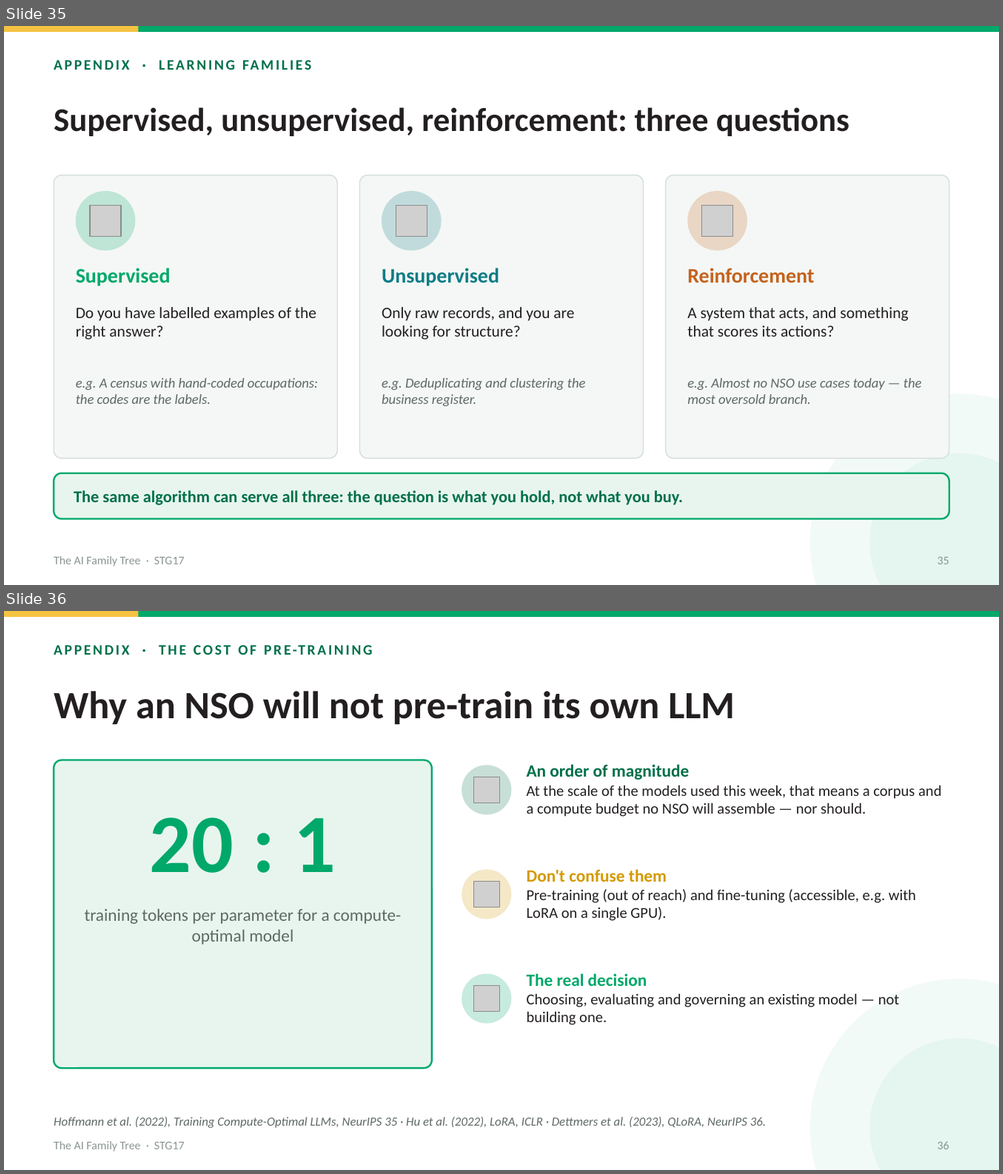
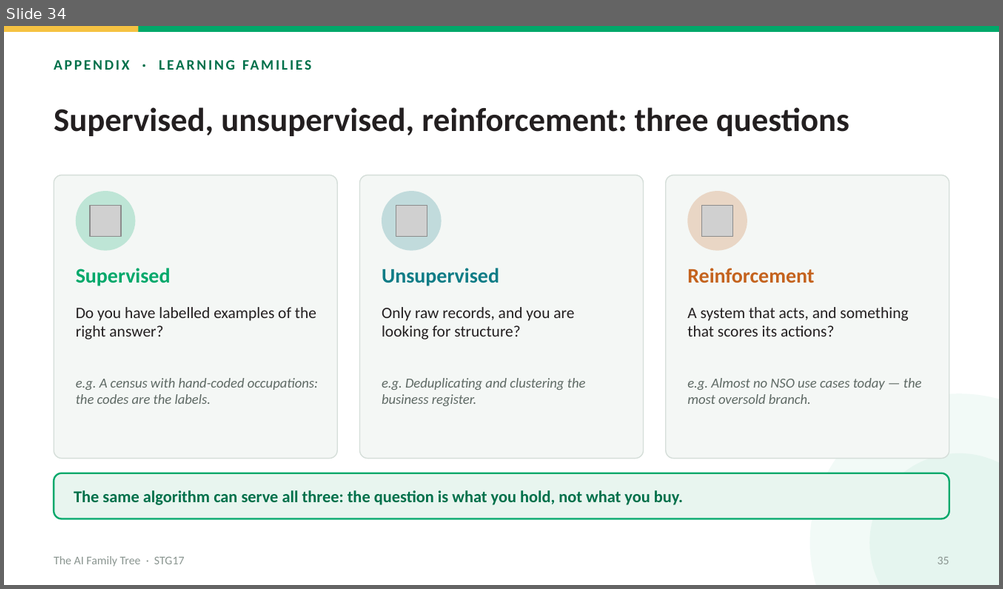
Before and after one commit to datainnov4africa-web/stg17-workshop, a slide deck: docs/downloads/Day1/1005_ai-family-tree_EN.pptx. Shown one above the other, each under a label of ours: slides 35 and 36 before the commit, slide 34 after it. The pictures are 1003x1174 and 1003x589 pixels, drawn with LibreOffice and Linux fonts; fonts in the diff are those of the drawing; grey boxes stand for pictures. Boxes give left, top, right and bottom in pixels: in the first picture for what was removed or moved away, otherwise in the second. Text is boxed around its words. In the diff, an @@ line names an element or a change of style, - is before the commit and + after.

Commit message:
Day 1: the folder as it now stands
  - 10:05 gains its two PDF exports, and both decks were re-saved
  - the three RAG source PDFs are renamed, so their buttons read
    "PDF · EN · Continental AI Strategy July 2024" rather than carrying the
    scanner's reference number. git records them as pure renames; the third now
    carries _EN, so its language is read instead of being left off
  - both RAG notebooks come back clean: 0 cells with outputs, against 24 this
    morning, so the check that blocked this morning's deploy has nothing left
    to report on them
  - 1400_ai-infrastructure_FR.pptx re-saved. PowerPoint holds both 14:00 decks
    open, so the file was checked before committing: size stable, archive valid,
    slides readable.

Pages regenerated with tools/build_site.py alone; the two agenda PDFs are
untouched.

```diff
--- a/docs/downloads/Day1/1005_ai-family-tree_EN.pptx
+++ b/docs/downloads/Day1/1005_ai-family-tree_EN.pptx
@@ slide 36 removed at [4, 611, 999, 1170], background #FFFFFF @@
@@ rectangle removed at [4, 611, 999, 617] @@
@@ rectangle removed at [4, 611, 138, 617] @@
@@ text removed at [54, 691, 734, 725] @@
-Why an NSO will not pre-train its own LLM
@@ rounded rectangle removed at [54, 760, 432, 1068] @@
@@ ellipse removed at [461, 765, 511, 815] @@
@@ text removed at [526, 764, 941, 817] @@
-An order of magnitude
-At the scale of the models used this week, that means a corpus and a compute budget no NSO will assemble — nor should.
@@ picture removed at [473, 777, 499, 803] @@
@@ text removed at [526, 785, 614, 903] @@
-APPENDIX · THE COST OF PRE-TRAINING
@@ text removed at [150, 817, 336, 873] @@
-20 : 1
@@ ellipse removed at [461, 869, 511, 920] @@
@@ text removed at [526, 869, 916, 921] @@
-Don't confuse them
-Pre-training (out of reach) and fine-tuning (accessible, e.g. with LoRA on a single GPU).
@@ picture removed at [473, 882, 499, 908] @@
@@ text removed at [85, 909, 401, 945] @@
-training tokens per parameter for a compute-optimal model
@@ ellipse removed at [461, 974, 511, 1024] @@
@@ picture removed at [473, 986, 499, 1012] @@
@@ text removed at [526, 974, 899, 1025] @@
-The real decision
-Choosing, evaluating and governing an existing model — not building one.
@@ ellipse removed at [810, 979, 999, 1170] @@
@@ ellipse removed at [869, 1039, 999, 1170] @@
@@ text removed at [54, 1117, 765, 1128] @@
-Hoffmann et al. (2022), Training Compute-Optimal LLMs, NeurIPS 35 · Hu et al. (2022), LoRA, ICLR · Dettmers et al. (2023), QLoRA, NeurIPS 36.
@@ text removed at [54, 1142, 185, 1152] @@
-The AI Family Tree · STG17
@@ text removed at [937, 1142, 949, 1150] @@
-36
@@ what was slide 35 is now slide 34 @@
```
Also in this commit, not shown: 1 other slide removed, 11 other files.
